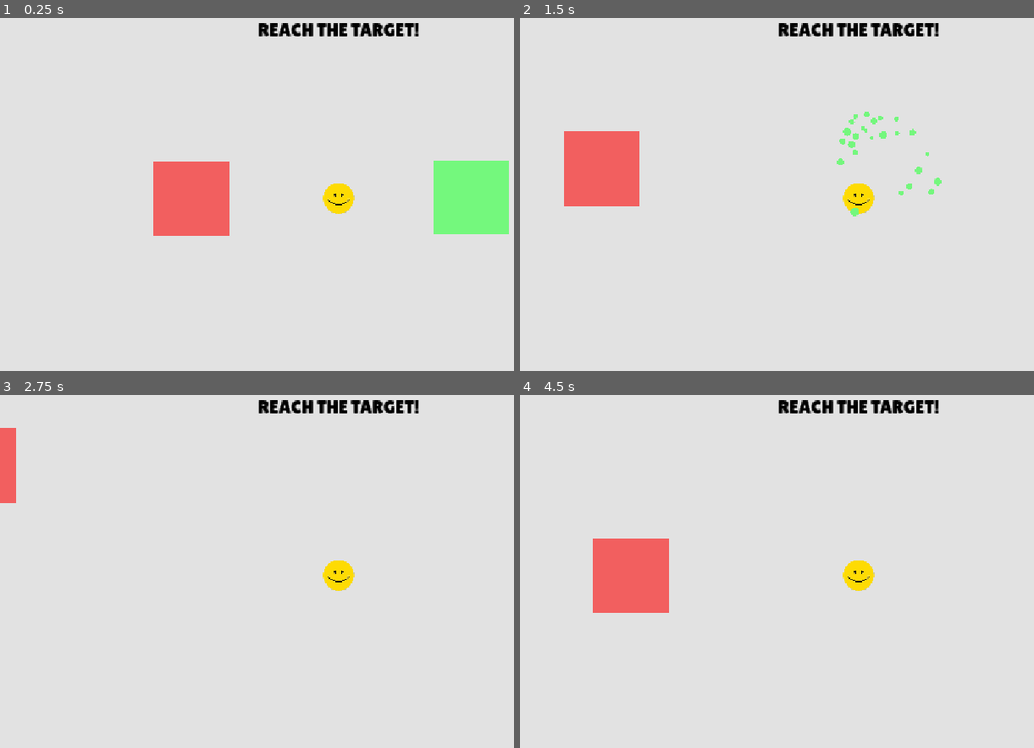
Above: before the commit, frames 1-4 (two rows, left to right).
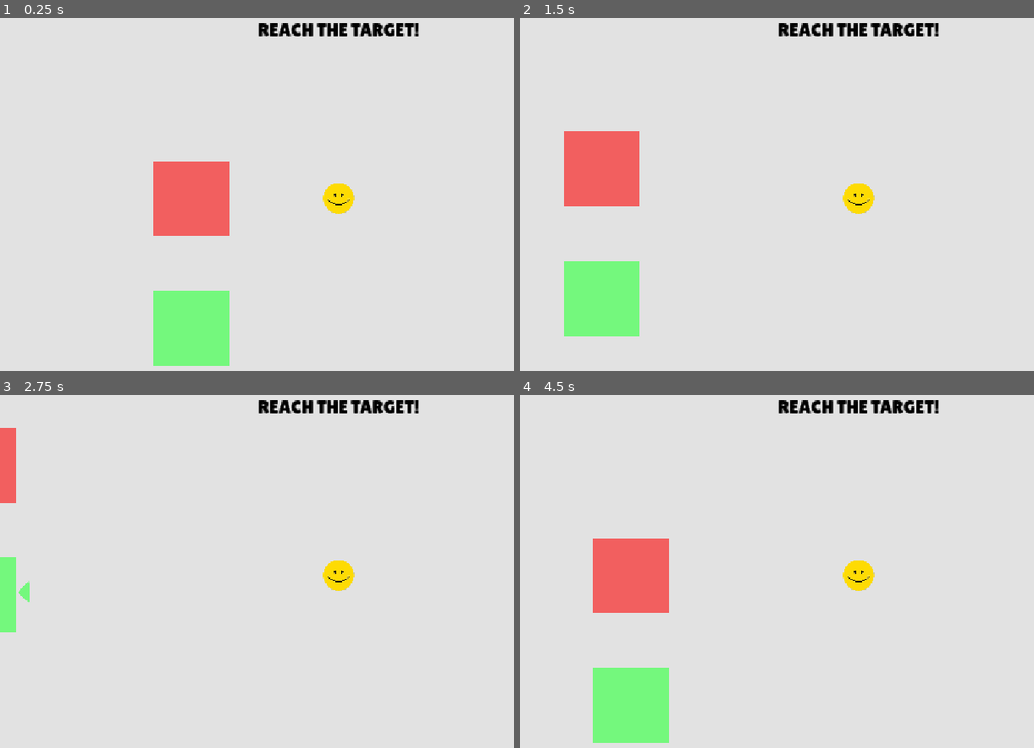
Above: after the commit, the same moments.

Repository: foreignseal/ReachTheTarget_Godot
Game: Godot game, scene res://scenes/Game.tscn
The game is run twice, just before and just after one commit, with the same random seed, the same clock (stepped at 60 frames per second) and the same inputs.
Inputs:
- Up to frame 1 (0.25 s): no input
- Up to frame 2 (1.5 s): tap Enter at 0.5 s; hold D (move_right) 0.53-1.28 s; hold S (move_down) from 1.28 s (still down)
- Up to frame 3 (2.75 s): release S (move_down) at 2.03 s; hold D (move_right) from 2.03 s (still down)
- Up to frame 4 (4.5 s): release D (move_right) at 2.78 s; hold W (move_up) 2.78-3.53 s; hold A (move_left) from 3.53 s (still down)

The runs differ from the first frame. In frame 1, 6.2% of the frame differs, in the area x 29-100%, y 40-99%; in frame 2, 3.5%; in frame 3, 0.7%; in frame 4, 3.2%.

Commit message:
update: target random spawn

Diff:
--- a/scenes/Game.tscn
+++ b/scenes/Game.tscn
@@ -2,13 +2,11 @@
 
 [ext_resource type="FontFile" uid="uid://dok385m322ex8" path="res://assets/fonts/lilita_one_regular.ttf" id="1_cpr0p"]
 [ext_resource type="PackedScene" uid="uid://1kc6yj2coy7k" path="res://scenes/components/Player.tscn" id="2_78awf"]
-[ext_resource type="PackedScene" uid="uid://ckorya85re6s1" path="res://scenes/components/Target.tscn" id="3_s0nni"]
 [ext_resource type="PackedScene" path="res://scenes/components/DangerZone.tscn" id="4_danger"]
+[ext_resource type="Script" uid="uid://ds8j5k4u8vubb" path="res://scripts/TargetSpawns.gd" id="5_spawns"]
+[ext_resource type="Script" uid="uid://daiqoi3wwvoxr" path="res://scripts/TargetIndicators.gd" id="6_indicators"]
 
 [node name="Game" type="Node2D" unique_id=1105542259]
-
-[node name="Target" parent="." unique_id=1018898236 instance=ExtResource("3_s0nni")]
-position = Vector2(476, -2)
 
 [node name="DangerZone" parent="." unique_id=1567770249 node_paths=PackedStringArray("message") instance=ExtResource("4_danger")]
 message = NodePath("../Player/Screen/Label")
@@ -42,3 +40,40 @@
 text = "REACH THE TARGET!"
 horizontal_alignment = 1
 vertical_alignment = 1
+
+[node name="TargetIndicators" type="Node2D" parent="Player/Screen" unique_id=769759112]
+script = ExtResource("6_indicators")
+
+[node name="TargetSpawns" type="Node2D" parent="." unique_id=1381045291 node_paths=PackedStringArray("label")]
+script = ExtResource("5_spawns")
+label = NodePath("../Player/Screen/Label")
+
+[node name="Spawn1" type="Node2D" parent="TargetSpawns" unique_id=787345189]
+position = Vector2(-450, -200)
+
+[node name="Spawn2" type="Node2D" parent="TargetSpawns" unique_id=488130399]
+position = Vector2(-450, 200)
+
+[node name="Spawn3" type="Node2D" parent="TargetSpawns" unique_id=1283210757]
+position = Vector2(-250, -280)
+
+[node name="Spawn4" type="Node2D" parent="TargetSpawns" unique_id=486352726]
+position = Vector2(-250, 280)
+
+[node name="Spawn5" type="Node2D" parent="TargetSpawns" unique_id=1232871005]
+position = Vector2(0, -220)
+
+[node name="Spawn6" type="Node2D" parent="TargetSpawns" unique_id=148250674]
+position = Vector2(0, 220)
+
+[node name="Spawn7" type="Node2D" parent="TargetSpawns" unique_id=1003495341]
+position = Vector2(250, -280)
+
+[node name="Spawn8" type="Node2D" parent="TargetSpawns" unique_id=264535900]
+position = Vector2(250, 280)
+
+[node name="Spawn9" type="Node2D" parent="TargetSpawns" unique_id=1587240670]
+position = Vector2(500, -200)
+
+[node name="Spawn10" type="Node2D" parent="TargetSpawns" unique_id=62355709]
+position = Vector2(500, 200)
--- a/scripts/Target.gd
+++ b/scripts/Target.gd
@@ -1,4 +1,6 @@
 extends Area2D
+
+signal target_reached
 
 # Resources
 @export var label: Label # Label to change message
@@ -10,8 +12,12 @@
 @export var shrink_speed: float = 3.5
 @export var min_scale: float = 0.05
 
-# Variables
+# Target Variables
 var is_reached: bool = false
+
+
+func _ready() -> void:
+	add_to_group("targets")
 
 
 func _process(delta: float) -> void:
@@ -27,6 +33,7 @@
 	if body.name == "Player":
 		is_reached = true
 		collision_shape.set_deferred("disabled", true)
+		target_reached.emit()
 
 		if label:
 			label.text = "TARGET REACHED!"
--- /dev/null
+++ b/scripts/TargetIndicators.gd
@@ -0,0 +1,69 @@
+extends Node2D
+
+# Resources
+@export var arrow_texture: Texture2D = preload("res://assets/sprites/arrow.png")
+@export var arrow_scale: Vector2 = Vector2(0.3, 0.3)
+@export var default_color: Color = Color(0.4559, 0.97, 0.4902, 1.0)
+@export var edge_margin: float = 40.0
+@export var on_screen_padding: float = 60.0
+
+# Variables
+var arrows: Dictionary = {}
+
+
+func _process(_delta: float) -> void:
+	var active_targets: Array[Node] = get_tree().get_nodes_in_group("targets")
+	var valid_targets: Array[Node] = []
+
+	for node in active_targets:
+		if is_instance_valid(node) and not node.get("is_reached"):
+			valid_targets.append(node)
+
+	var to_remove: Array = []
+	for target in arrows.keys():
+		if not is_instance_valid(target) or not valid_targets.has(target):
+			if is_instance_valid(arrows[target]):
+				arrows[target].queue_free()
+			to_remove.append(target)
+	for target in to_remove:
+		arrows.erase(target)
+
+	for target in valid_targets:
+		if not arrows.has(target):
+			var arrow := Sprite2D.new()
+			arrow.texture = arrow_texture
+			arrow.scale = arrow_scale
+			var sprite_node = target.get_node_or_null("Sprite2D")
+			if sprite_node and sprite_node is Sprite2D:
+				arrow.modulate = sprite_node.modulate
+			else:
+				arrow.modulate = default_color
+			add_child(arrow)
+			arrows[target] = arrow
+
+	var camera: Camera2D = get_parent() as Camera2D
+	var zoom: Vector2 = camera.zoom if camera else Vector2.ONE
+	var viewport_size: Vector2 = get_viewport_rect().size / zoom
+	var half_size: Vector2 = viewport_size * 0.5
+
+	# Update -- Snippet
+	for target in valid_targets:
+		var arrow: Sprite2D = arrows[target]
+		var to_target: Vector2 = target.global_position - global_position
+
+		var padding_x: float = on_screen_padding / zoom.x
+		var padding_y: float = on_screen_padding / zoom.y
+		var on_screen_x: bool = abs(to_target.x) < (half_size.x - padding_x)
+		var on_screen_y: bool = abs(to_target.y) < (half_size.y - padding_y)
+
+		if on_screen_x and on_screen_y:
+			arrow.visible = false
+		else:
+			arrow.visible = true
+			arrow.rotation = to_target.angle() + PI / 2.0
+
+			var bounds: Vector2 = half_size - (Vector2(edge_margin, edge_margin) / zoom)
+			var scale_x: float = bounds.x / abs(to_target.x) if to_target.x != 0.0 else INF
+			var scale_y: float = bounds.y / abs(to_target.y) if to_target.y != 0.0 else INF
+			var t: float = min(scale_x, scale_y)
+			arrow.position = to_target * t
--- /dev/null
+++ b/scripts/TargetSpawns.gd
@@ -0,0 +1,50 @@
+extends Node2D
+
+@export var target_scene: PackedScene = preload("res://scenes/components/Target.tscn")
+
+@export var initial_target_count: int = 1
+@export var label: Label
+@export var respawn_on_reach: bool = true
+
+# Spawn Variables
+var spawn_locations: Array[Node2D] = []
+var occupied_spawns: Array[Node2D] = []
+
+
+func _ready() -> void:
+	for child in get_children():
+		if child is Node2D:
+			spawn_locations.append(child)
+
+	var count: int = clampi(initial_target_count, 0, spawn_locations.size())
+	for i in range(count):
+		spawn_target()
+
+func spawn_target() -> Area2D:
+	if target_scene == null:
+		return null
+
+	var available_locations: Array[Node2D] = []
+	for loc in spawn_locations:
+		if not occupied_spawns.has(loc):
+			available_locations.append(loc)
+
+	var chosen_loc: Node2D = available_locations.pick_random()
+	occupied_spawns.append(chosen_loc)
+
+	var target_instance: Area2D = target_scene.instantiate()
+	target_instance.global_position = chosen_loc.global_position
+
+	target_instance.label = label
+
+	target_instance.target_reached.connect(func() -> void:
+		_on_target_reached.call_deferred(chosen_loc)
+	)
+
+	add_child(target_instance)
+	return target_instance
+
+func _on_target_reached(spawn_location: Node2D) -> void:
+	occupied_spawns.erase(spawn_location)
+	if respawn_on_reach:
+		call_deferred("spawn_target")
Binary file added: assets/sprites/arrow.png
Not shown, added: assets/sprites/arrow.png.import
Not shown, added: scripts/TargetIndicators.gd.uid
Not shown, added: scripts/TargetSpawns.gd.uid
